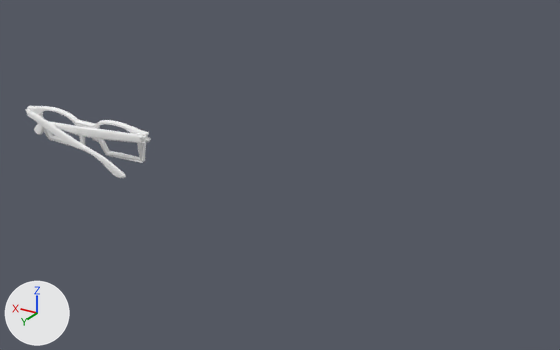
Renders of the glTF model 3d/gafas_cuadradas.gltf from each side of a commit.
The view is the same before and after, from a camera (50 mm lens) standing at (-1.137, 0.527, 0.308) and looking at (-0.796, -0.042, 0.024). Lighting does not change. The marker at lower left points along +X, +Y and +Z. Where no turn or scale is listed for an object, it has been applied to the vertices. Vertices at the same position are counted once.

Objects in the first picture: 'Patilla derecha', 'Patilla izquierda', 'montura'.
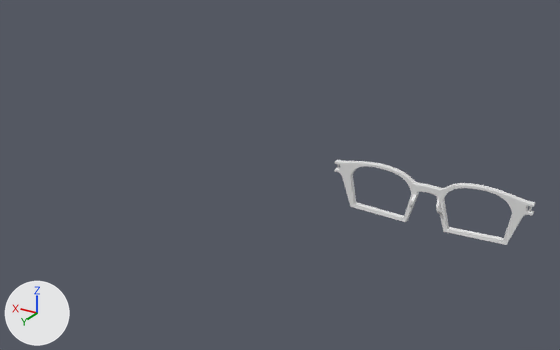
Commit message: intro de gafas 3D

ob_subdivisión_superficie is not drawn itself; it is the parent of ob_montura.

What differs and where, as boxes (x1, y1, x2, y2) in the pictures (560 x 350 px; the box of a moved part takes in the faces that stretch with it):
```json
{"object": "montura", "change": "reshaped, moved, turned, rescaled", "before": [27, 105, 151, 163], "after": [335, 160, 535, 245]}
{"object": "Patilla derecha", "change": "deleted", "before": [34, 121, 146, 144]}
{"object": "Patilla izquierda", "change": "deleted", "before": [26, 109, 126, 178]}
{"part": 1, "of": "me_montura", "change": "moved or reshaped", "before": [47, 132, 103, 146], "after": [349, 189, 445, 221]}
{"part": 2, "of": "me_montura", "change": "recoloured", "before": [27, 105, 151, 163], "after": [335, 160, 535, 245]}
```

Edits to the scene script, one JSON object a line:
```json
{"block": "me_montura", "where": "# used by ob_montura; parent = ob_subdivisión_superficie; location = (-1.0, -0.0428, 0.0452); rotation_euler = (-0.436, 0.0, 0.0), in degrees (-25, 0, 0)"}
{"op": "remove", "block": "me_montura", "code": "me_montura.from_pydata(...)  # 30725 vertices, 61440 faces; spans x -0.084..0.084, y 0.0..0.009, z -0.037..0.009"}
{"op": "add", "block": "me_montura", "code": "me_montura.from_pydata(...)  # 31365 vertices, 62720 faces; spans x -0.084..0.084, y 0.0..0.009, z -0.037..0.009"}
{"block": "me_montura", "change": "me_montura part 1: 413 vertices moved within x -0.015..0.076, y 0.0..0.009, z -0.037..-0.006; 2087 vertices removed from x -0.011..0.011, y 0.004..0.009, z -0.022..-0.006; 2727 vertices added at x -0.015..0.015, y 0.004..0.009, z -0.025..-0.009"}
{"block": "me_montura", "change": "me_montura part 2: 53721 faces spanning x -0.084..0.084, y 0.0..0.007, z -0.037..0.009 switch from mat_morado (white #ffffff) to no material"}
{"op": "remove", "block": "ob_subdivisión_superficie", "code": "ob_subdivisión_superficie.parent = ob_gafas_cuadradas"}
{"op": "set", "path": "ob_subdivisión_superficie.scale", "old": "(0.0714, 0.0714, 0.0714)", "new": "(1.0, 1.0, 1.0)"}
{"op": "set", "path": "ob_subdivisión_superficie.location", "old": "(0.0714, 0.00412, -0.00156)", "new": "(0.0559, 0.026, 0.0288)"}
{"op": "set", "path": "ob_subdivisión_superficie.rotation_euler", "old": "(0.436, 0.0, 0.0)", "new": "(0.419, 0.0, 0.0)", "note": "degrees (25, 0, 0) -> degrees (24, 0, 0)"}
{"op": "remove", "block": "ob_patilla_izquierda", "code": ["ob_patilla_izquierda = bpy.data.objects.new('Patilla izquierda', me_patilla_izquierda)", "ob_patilla_izquierda.location = (-0.4795, -0.0288, 0.0331)"]}
{"op": "remove", "block": "ob_patilla_derecha", "code": ["ob_patilla_derecha = bpy.data.objects.new('Patilla derecha', me_patilla_derecha)", "ob_patilla_derecha.location = (-0.6467, -0.0283, 0.0329)"]}
```
